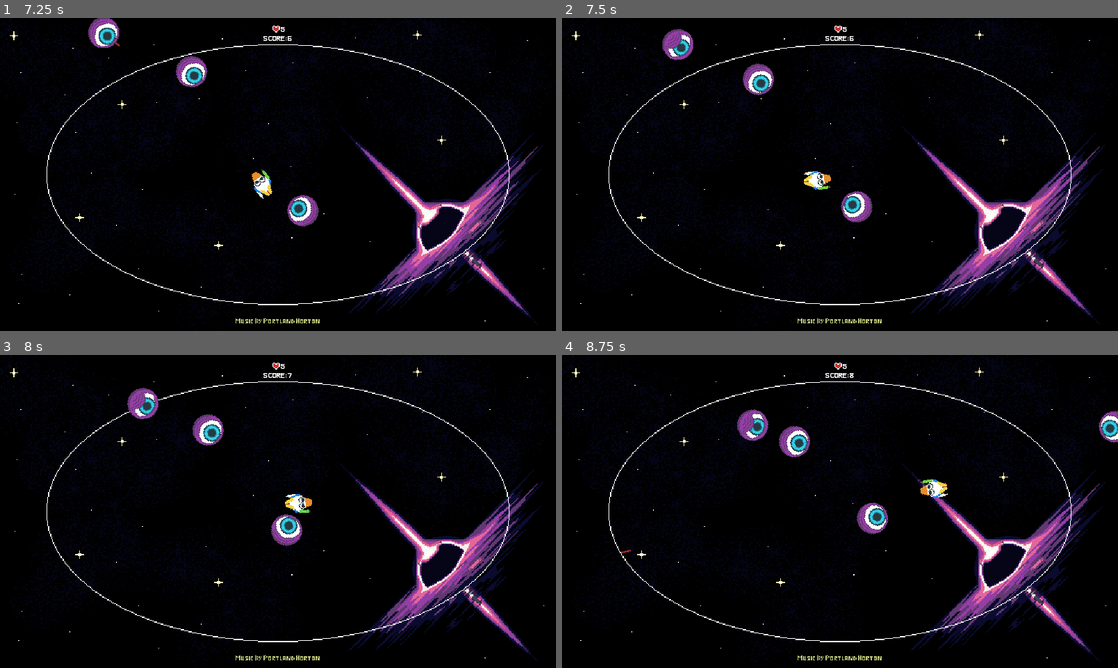
Above: before the commit, frames 1-4 (two rows, left to right).
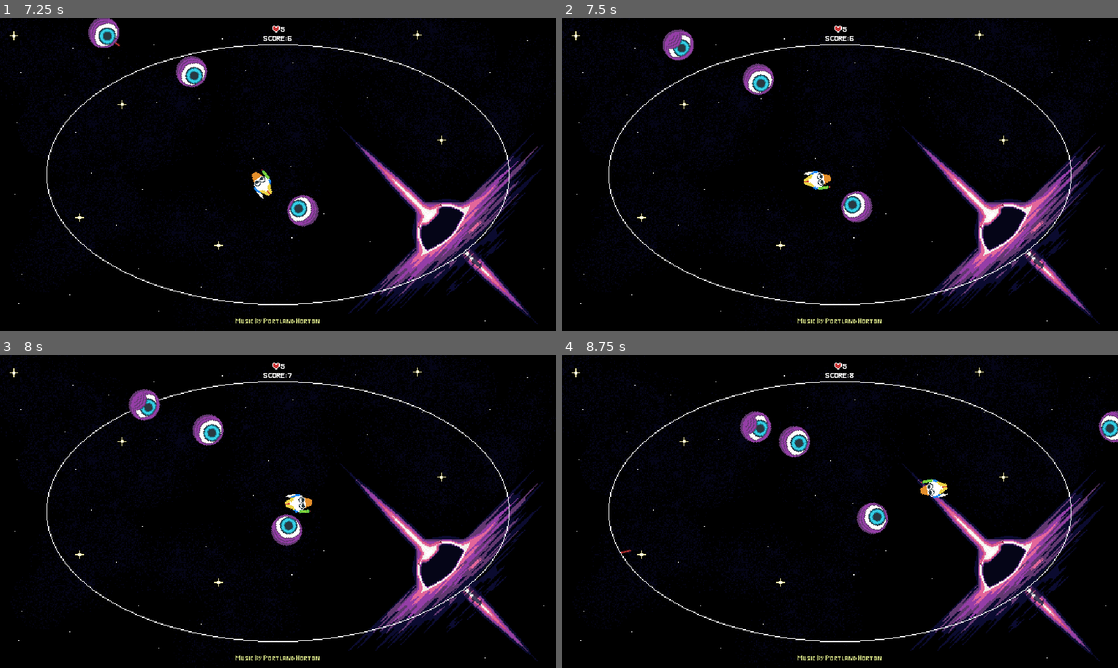
Above: after the commit, the same moments.

Repository: rocketCarlos/GalacticCrestedDuck
Game: Godot game, scene res://scenes/MainScene/main_scene.tscn
The game is run twice, just before and just after one commit, with the same random seed, the same clock (stepped at 60 frames per second) and the same inputs. Sound files missing from this copy of the repository are replaced by a short silence.
Inputs (mouse positions are in pixels of both pictures, inside the frame that each line leads up to):
- Up to frame 1 (7.25 s): click "Game over! Try again?" at 0.5 s; tap Enter at 1.25 s; move the mouse to (400, 158) at 1.27 s; hold Right mouse button (Accelerate) 1.28-2.03 s; move the mouse to (166, 190) at 2.02 s; click (166, 190) at 2.1 s; move the mouse to (333, 105) at 2.77 s; hold Right mouse button (Accelerate) 2.78-3.53 s; move the mouse to (250, 237) at 3.52 s; click (250, 237) at 3.6 s; move the mouse to (444, 221) at 4.27 s; hold Right mouse button (Accelerate) 4.28-5.03 s; move the mouse to (111, 127) at 5.02 s; click (111, 127) at 5.1 s; move the mouse to (305, 174) at 5.77 s; hold Right mouse button (Accelerate) 5.78-6.53 s; move the mouse to (194, 96) at 6.52 s; click (194, 96) at 6.6 s
- Up to frame 2 (7.5 s): move the mouse to (962, 158) at 7.27 s; hold Right mouse button (Accelerate) from 7.28 s (still down)
- Up to frame 3 (8 s): keep holding Right mouse button (Accelerate)
- Up to frame 4 (8.75 s): move the mouse to (728, 527) at 8.02 s; release Right mouse button (Accelerate) at 8.03 s; click (728, 527) at 8.1 s

Frame 1 is identical in both runs. In frame 2, 0.1% of the frame differs, in the area x 18-24%, y 3-14%; in frame 3, 0.3%; in frame 4, 0.4%, in the area x 31-38%, y 17-28%.

Commit message:
added high score and upgraded spawns

Diff:
--- a/globals/globals.gd
+++ b/globals/globals.gd
@@ -10,6 +10,8 @@
 var spawn_system
 # the center of the screen
 const CENTER_POINT = Vector2(573.0, 326.0)
+
+var high_score = 0
 
 # signal emitted by the main scene node to restart the game
 signal restart
@@ -36,8 +38,8 @@
 
 # amount of time that an effect is active
 var item_times = {
-	ITEMS.VANILLA_CHAI: 7.0, # seconds of increased fire_rate
-	ITEMS.PHO: 5.0, # seconds of shield and invulnerability
+	ITEMS.VANILLA_CHAI: 7.5, # seconds of increased fire_rate
+	ITEMS.PHO: 6.5, # seconds of shield and invulnerability
 }
 
 # function that generates and return a random point contained in the ellipse that approximates the
--- a/scenes/Eye/eye.gd
+++ b/scenes/Eye/eye.gd
@@ -18,7 +18,7 @@
 
 #region attributes
 var default_speed = 75
-var angry_speed = 145
+var angry_speed = 150
 var current_speed: float
 # 0 is default, 1 is angry
 var behaviour: int:
--- a/scenes/MainScene/main_scene.gd
+++ b/scenes/MainScene/main_scene.gd
@@ -12,6 +12,7 @@
 #region scene nodes
 @onready var play_button = $PlayButton
 @onready var game_over_text = $PlayButton/GameOverText
+@onready var high_score_text = $PlayButton/HighScore
 @onready var background_music = $BackgroundMusic
 @onready var play_sound = $PlayButton/PlaySound
 @onready var game_over_sfx = $GameOver
@@ -42,6 +43,8 @@
 
 	play_button.show()
 	game_over_text.show()
+	high_score_text.text = "High score: " + str(Globals.high_score)
+	high_score_text.show()
 
 	background_music.stop()
 	game_over_sfx.play()
--- a/scenes/MainScene/main_scene.tscn
+++ b/scenes/MainScene/main_scene.tscn
@@ -66,15 +66,34 @@
 anchor_right = 0.5
 anchor_bottom = 0.5
 offset_left = -86.5
-offset_top = -30.5
+offset_top = -48.64
 offset_right = 84.5
-offset_bottom = -18.5
+offset_bottom = -36.64
 grow_horizontal = 2
 grow_vertical = 2
 theme_override_colors/font_color = Color(1, 1, 1, 1)
 theme_override_colors/font_shadow_color = Color(0, 0, 0, 1)
 theme_override_fonts/font = ExtResource("10_ejqcj")
 text = "Game over! Try again?"
+
+[node name="HighScore" type="Label" parent="PlayButton"]
+visible = false
+layout_mode = 1
+anchors_preset = 8
+anchor_left = 0.5
+anchor_top = 0.5
+anchor_right = 0.5
+anchor_bottom = 0.5
+offset_left = -46.5
+offset_top = -28.54
+offset_right = 47.5
+offset_bottom = -16.54
+grow_horizontal = 2
+grow_vertical = 2
+theme_override_colors/font_color = Color(1, 1, 1, 1)
+theme_override_colors/font_shadow_color = Color(0, 0, 0, 1)
+theme_override_fonts/font = ExtResource("10_ejqcj")
+text = "High score:"
 
 [node name="Indications" type="Sprite2D" parent="PlayButton"]
 position = Vector2(35, 56)
--- a/scenes/ScoreManager/score_manager.gd
+++ b/scenes/ScoreManager/score_manager.gd
@@ -47,3 +47,5 @@
 
 func _on_game_over() -> void:
 	score_timer.stop()
+	if score > Globals.high_score:
+		Globals.high_score = score
--- a/scenes/SpawnSystem/spawn_system.gd
+++ b/scenes/SpawnSystem/spawn_system.gd
@@ -38,7 +38,9 @@
 	{"ACTION": "wait", "TIME": 4},
 	{"ACTION": "spawn", "INTERVAL": 4, "GROUP": 4, "TIMES": 5},
 	{"ACTION": "wait", "TIME": 5},
-	{"ACTION": "spawn", "INTERVAL": 0.75, "GROUP": 1, "TIMES": 10000},
+	{"ACTION": "spawn", "INTERVAL": 0.75, "GROUP": 1, "TIMES": 40},
+	{"ACTION": "wait", "TIME": 0.75},
+	{"ACTION": "spawn", "INTERVAL": 0.60, "GROUP": 1, "TIMES": 10000},
 ]
 
 
@@ -46,7 +48,9 @@
 	{"ACTION": "wait", "TIME": 110},
 	{"ACTION": "spawn", "INTERVAL": 10, "GROUP": 1, "TIMES": 5},
 	{"ACTION": "wait", "TIME": 10},
-	{"ACTION": "spawn", "INTERVAL": 10, "GROUP": 2, "TIMES": 5},
+	{"ACTION": "spawn", "INTERVAL": 5, "GROUP": 1, "TIMES": 5},
+	{"ACTION": "wait", "TIME": 5},
+	{"ACTION": "spawn", "INTERVAL": 5, "GROUP": 2, "TIMES": 10000},
 ]
 #endregion
 
--- a/scenes/Ufo/ufo.gd
+++ b/scenes/Ufo/ufo.gd
@@ -151,18 +151,19 @@
 	damage_timer.start()
 	modulate = Color(1, 0, 0)
 
-
 func _on_damage_timer_timeout() -> void:
 	modulate = Color(1, 1, 1)
 
-
 func _on_behaviour_timer_timeout() -> void:
-	current_behaviour = BEHAVIOUR.AIMING
+	if not current_behaviour == BEHAVIOUR.EVAPORATING:
+		current_behaviour = BEHAVIOUR.AIMING
 
 func _on_loading_laser_timeout() -> void:
-	current_behaviour = BEHAVIOUR.LOCKING
+	if not current_behaviour == BEHAVIOUR.EVAPORATING:
+		current_behaviour = BEHAVIOUR.LOCKING
 
 func _on_locking_timeout() -> void:
-	# after timeout, shooot
-	current_behaviour = BEHAVIOUR.SHOOTING
+	if not current_behaviour == BEHAVIOUR.EVAPORATING:
+		# after timeout, shooot
+		current_behaviour = BEHAVIOUR.SHOOTING
 #endregion
Not shown, changed: requirements.txt
